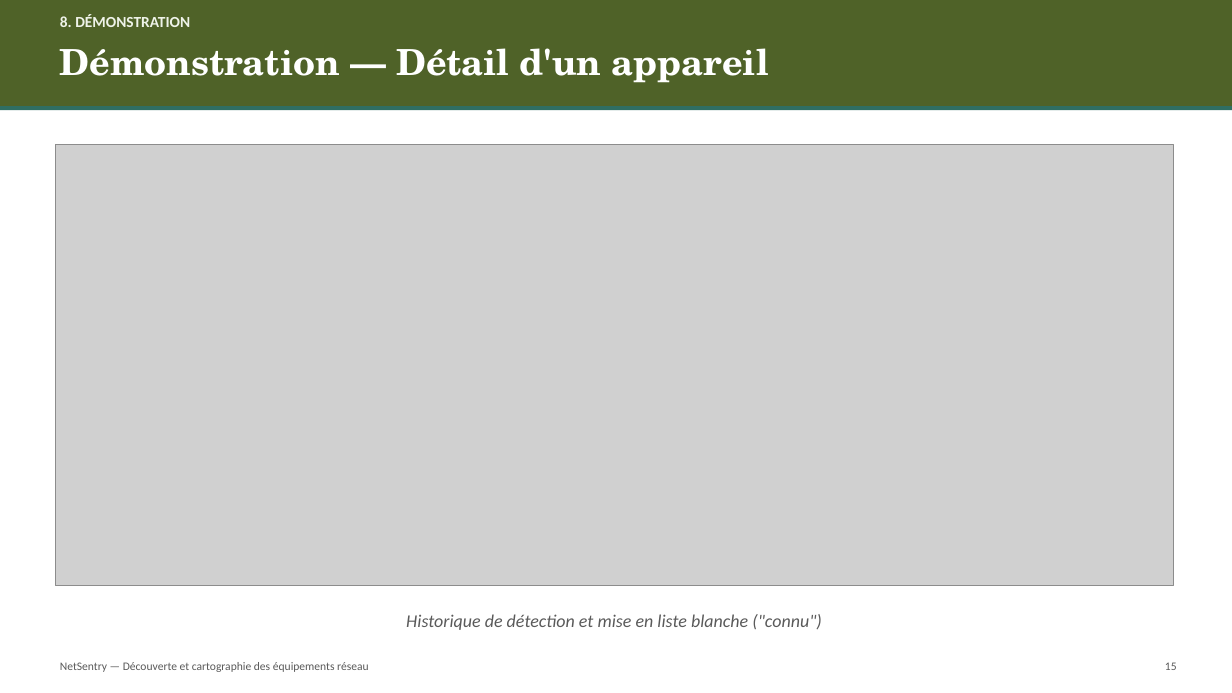
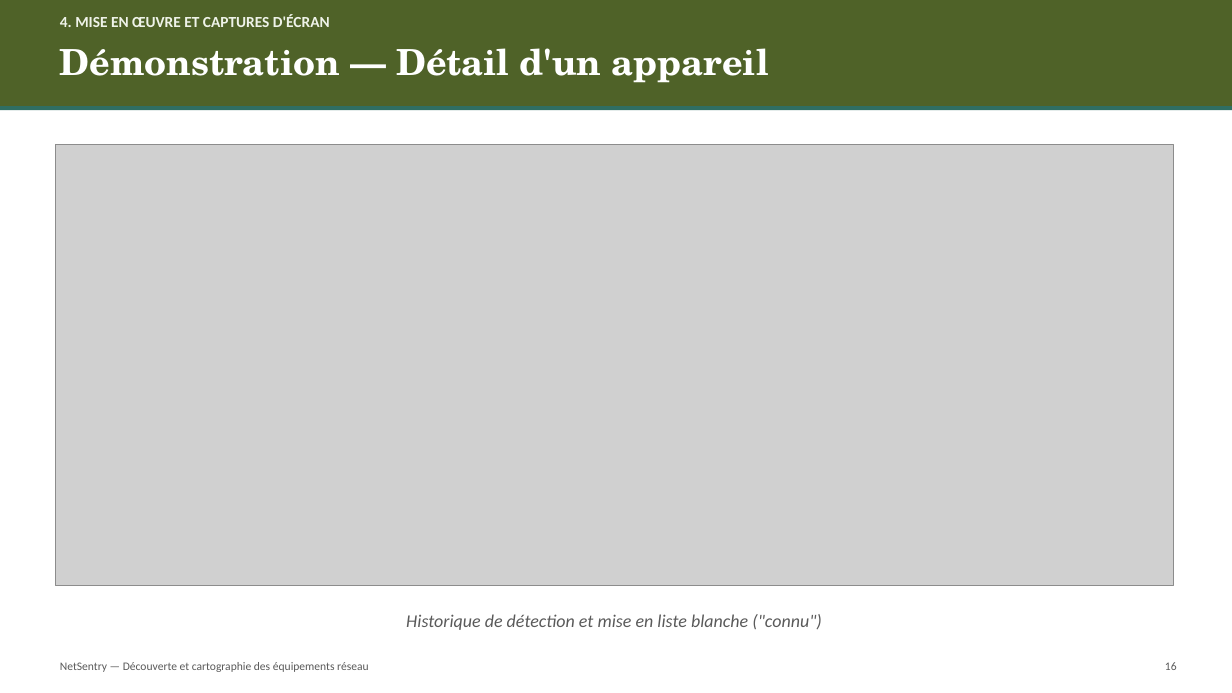
Before and after one commit to Ramiu88/NetSentry, a slide deck: slide 16 of rapport/NetSentry_Presentation.pptx (slide 15 before the commit). Drawn at 1232x693 pixels with LibreOffice and Linux fonts; fonts in the diff are those of the drawing; grey boxes stand for pictures. Boxes give left, top, right and bottom in pixels: in the first picture for what was removed or moved away, otherwise in the second. Text is boxed around its words. In the diff, an @@ line names an element or a change of style, - is before the commit and + after.

```diff
--- a/rapport/NetSentry_Presentation.pptx
+++ b/rapport/NetSentry_Presentation.pptx
@@ text at bbox=[60, 14, 330, 27]: text changed @@
-8. DÉMONSTRATION
+4. MISE EN ŒUVRE ET CAPTURES D'ÉCRAN
```
Also in this commit, not shown: 18 other slides changed, 1 slide added.
